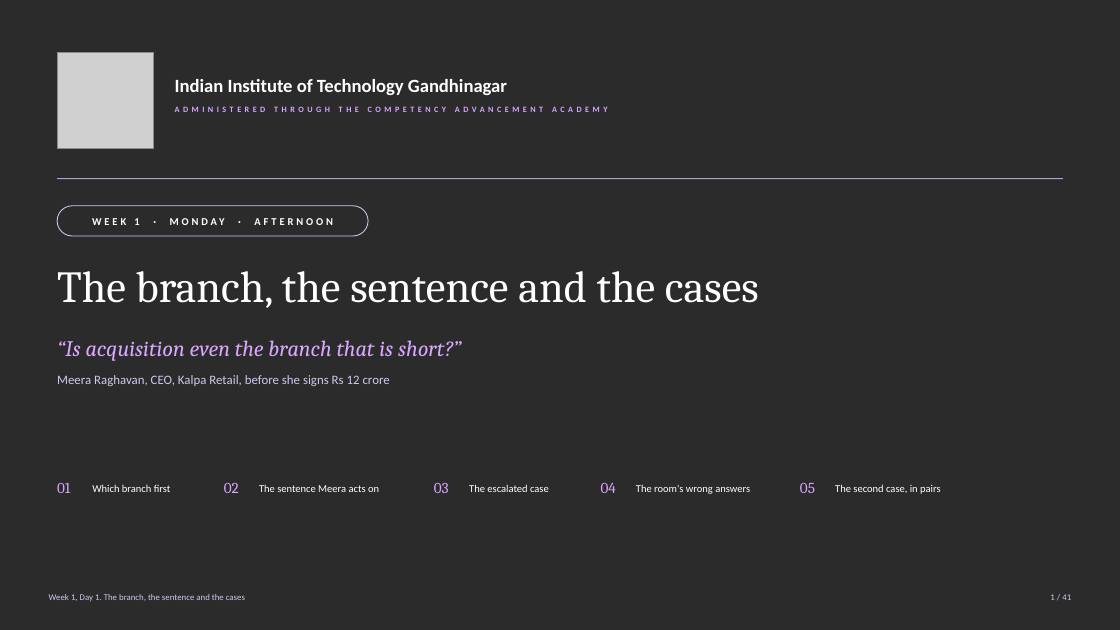
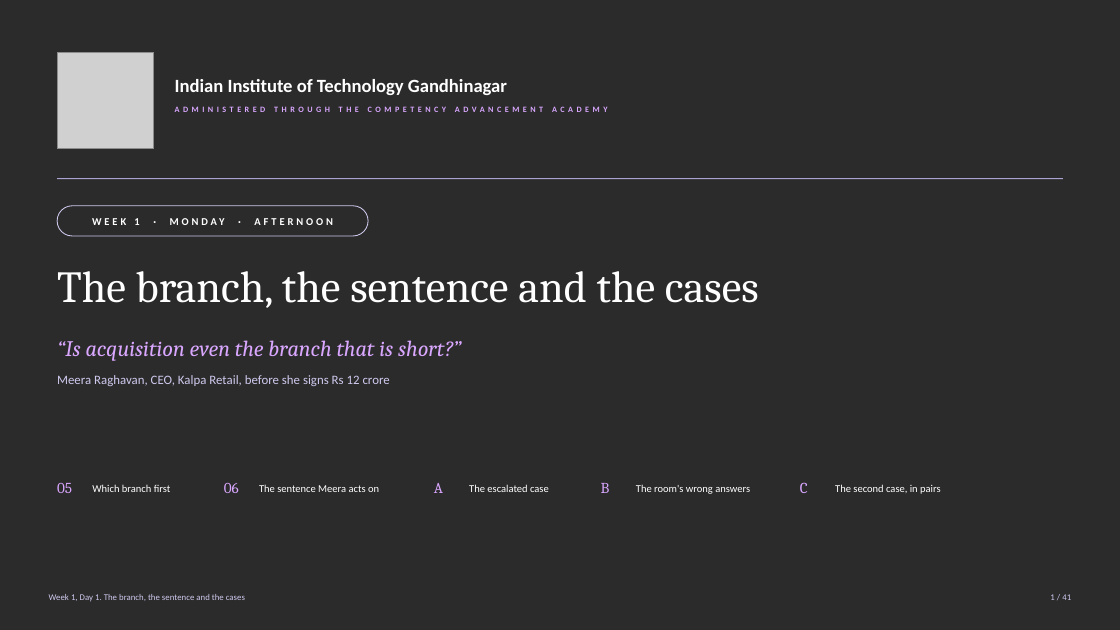
Before and after one commit to fde-academy-lab/c2-content-factory, a slide deck: slide 1 of content/W01/D1/slides/C2_W01_D01_half2_STUDENT.pptx. Drawn at 1120x630 pixels with LibreOffice and Linux fonts; fonts in the diff are those of the drawing; grey boxes stand for pictures; background and template pictures are left out; a plain dark background stands for a picture behind light text. Boxes give left, top, right and bottom in pixels: in the first picture for what was removed or moved away, otherwise in the second. Text is boxed around its words. In the diff, an @@ line names an element or a change of style, - is before the commit and + after.

```diff
--- a/content/W01/D1/slides/C2_W01_D01_half2_STUDENT.pptx
+++ b/content/W01/D1/slides/C2_W01_D01_half2_STUDENT.pptx
@@ text at (57, 483, 72, 493): text changed @@
-01
+05
@@ text at (224, 483, 239, 493): text changed @@
-02
+06
@@ text at (434, 483, 443, 493): text changed @@
-03
+A
@@ text at (601, 483, 610, 493): text changed @@
-04
+B
@@ text at (800, 482, 808, 493): text changed @@
-05
+C
```
Also in this commit, not shown: 10 other slides changed, 39 other files.
